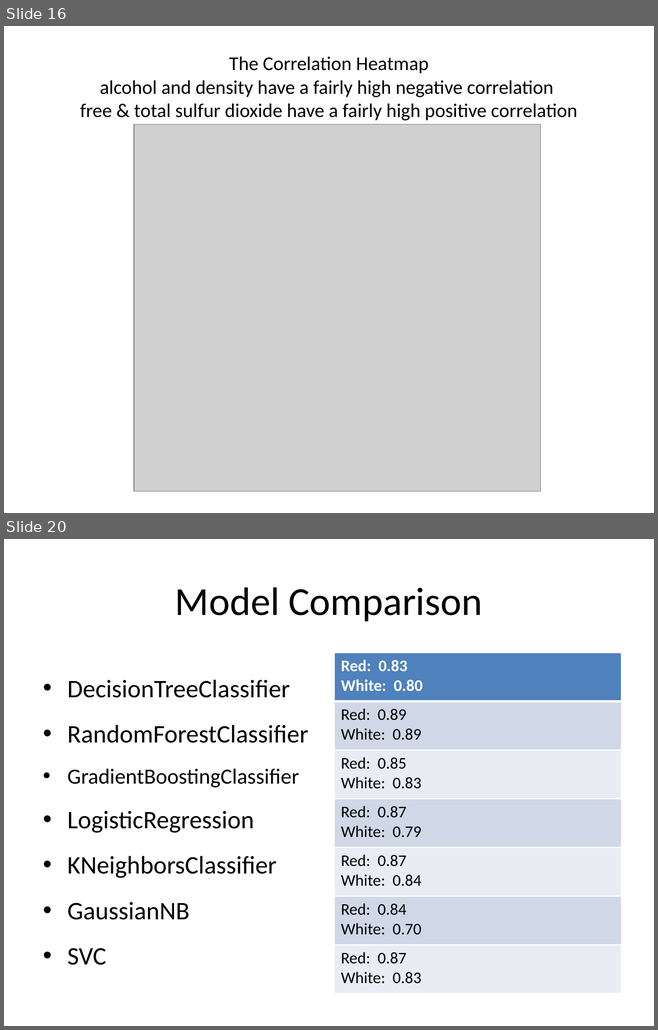
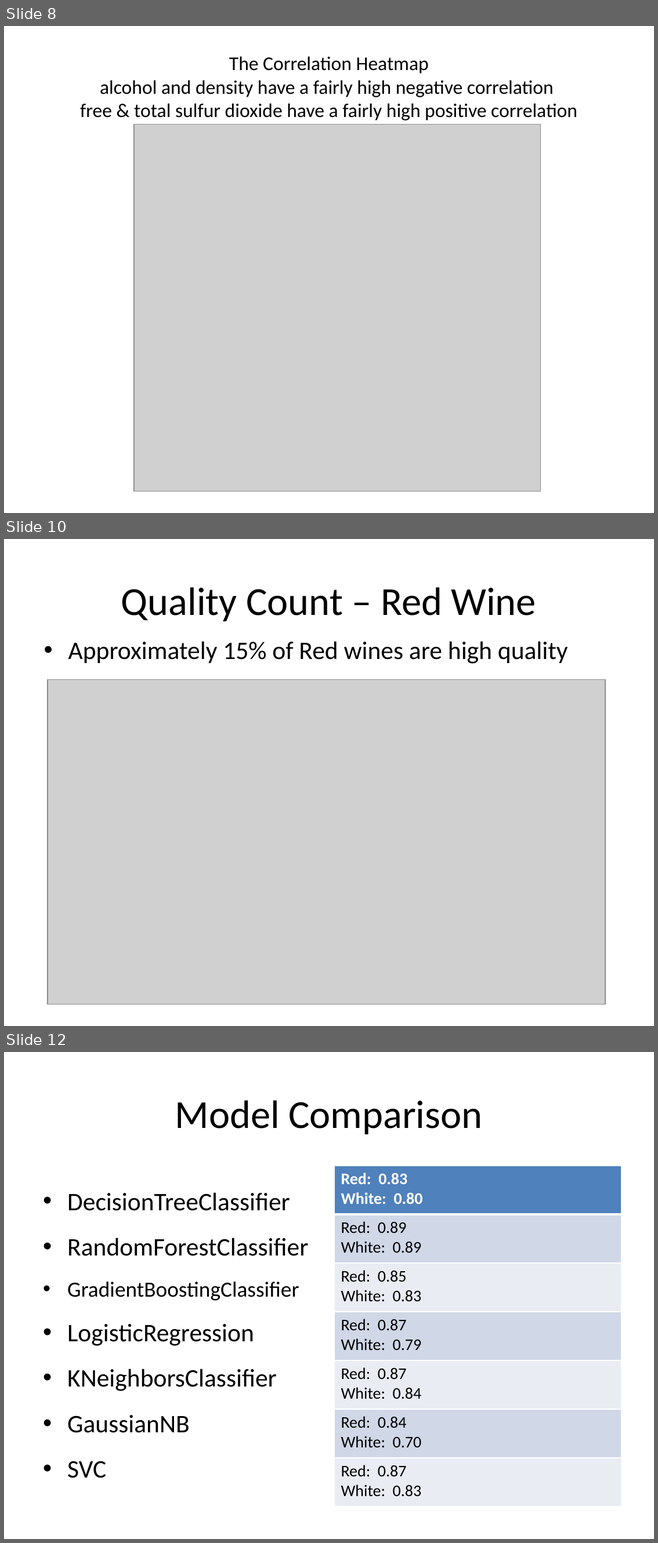
Before and after one commit to delwester/Springboard, a slide deck: Capstone2/Capstone2_FinalPres.pptx. Shown one above the other, each under a label of ours: slides 16 and 20 before the commit, slides 8, 10 and 12 after it; the slides between them are not shown. The pictures are 658x1030 and 658x1543 pixels, drawn with LibreOffice and Linux fonts; fonts in the diff are those of the drawing; grey boxes stand for pictures. Boxes give left, top, right and bottom in pixels: in the first picture for what was removed or moved away, otherwise in the second. Text is boxed around its words. In the diff, an @@ line names an element or a change of style, - is before the commit and + after.

```diff
--- a/Capstone2/Capstone2_FinalPres.pptx
+++ b/Capstone2/Capstone2_FinalPres.pptx
@@ slide 10 added at <box>4,539,654,1026</box>, background #FFFFFF @@
@@ title added at <box>121,587,535,621</box>, 44 pt, text #000000 @@
+Quality Count – Red Wine
@@ text added at <box>68,641,568,664</box>, 28 pt, text #000000 @@
+• Approximately 15% of Red wines are high quality
@@ picture added at <box>48,680,605,1005</box> @@
@@ what was slide 16 is now slide 8 @@
@@ what was slide 20 is now slide 12 @@
```
Also in this commit, not shown: 2 slides changed, 4 other slides added, 10 slides removed.
